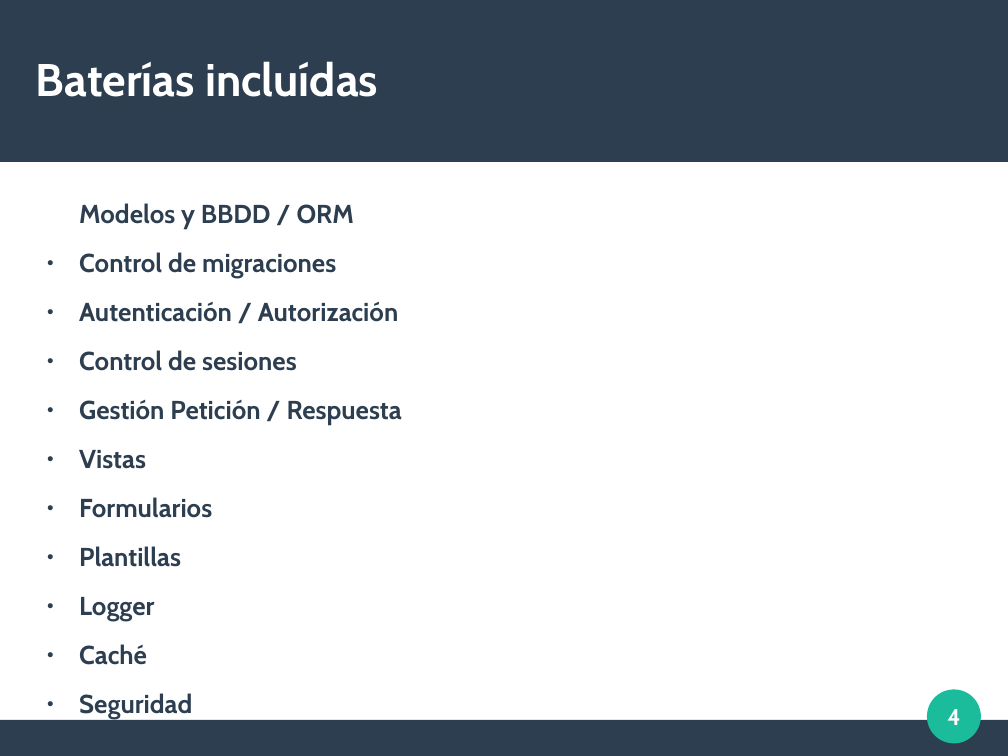
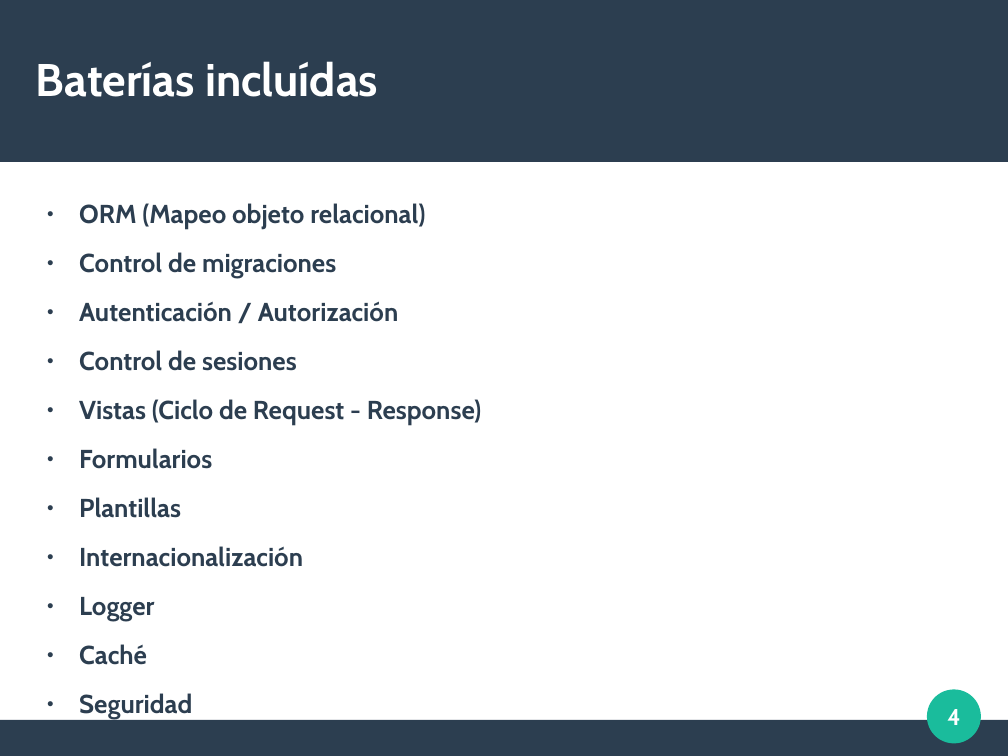
Before and after one commit to albeerto26/DjangoServerHeroku, a slide deck: slide 4 of diapos/Introduccion Django.odp. Drawn at 1008x756 pixels with LibreOffice and Linux fonts; fonts in the diff are those of the drawing. Boxes give left, top, right and bottom in pixels: in the first picture for what was removed or moved away, otherwise in the second. Text is boxed around its words. In the diff, an @@ line names an element or a change of style, - is before the commit and + after.

```diff
--- a/diapos/Introduccion Django.odp
+++ b/diapos/Introduccion Django.odp
@@ text at [79,203,425,229]: text changed @@
-Modelos y BBDD / ORM
+● ORM (Mapeo objeto relacional)
@@ text at [79,399,482,425]: text changed @@
-● Gestión Petición / Respuesta
-● Vistas
+● Vistas (Ciclo de Request - Response)
@@ text at [79,546,303,567]: paragraph added @@
+● Internacionalización
```
Also in this commit, not shown: 4 other slides changed, 1 other file.
